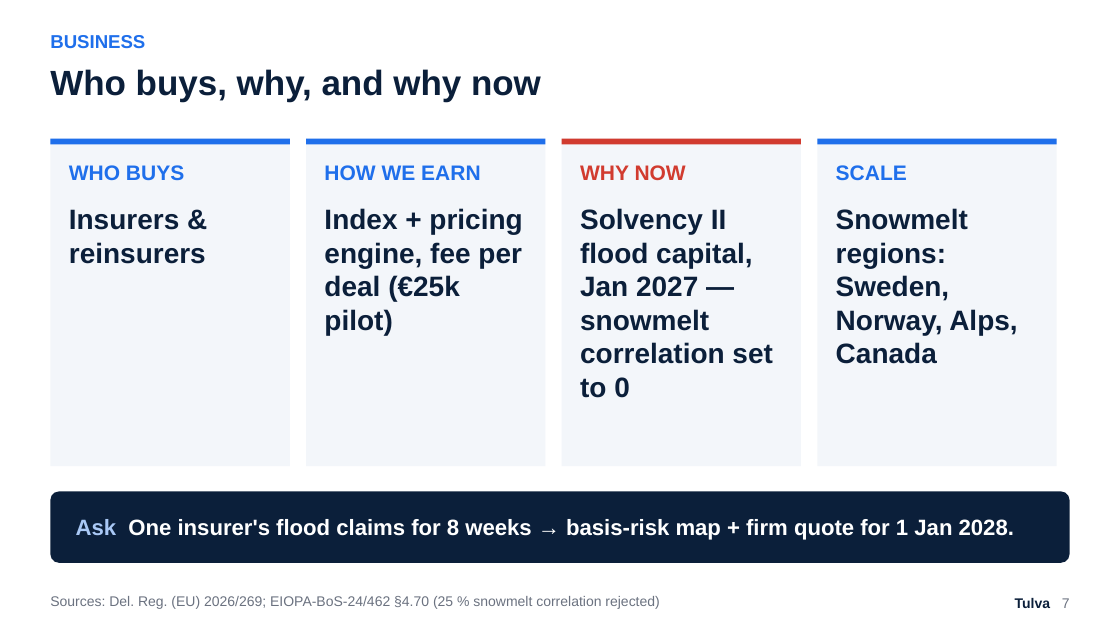
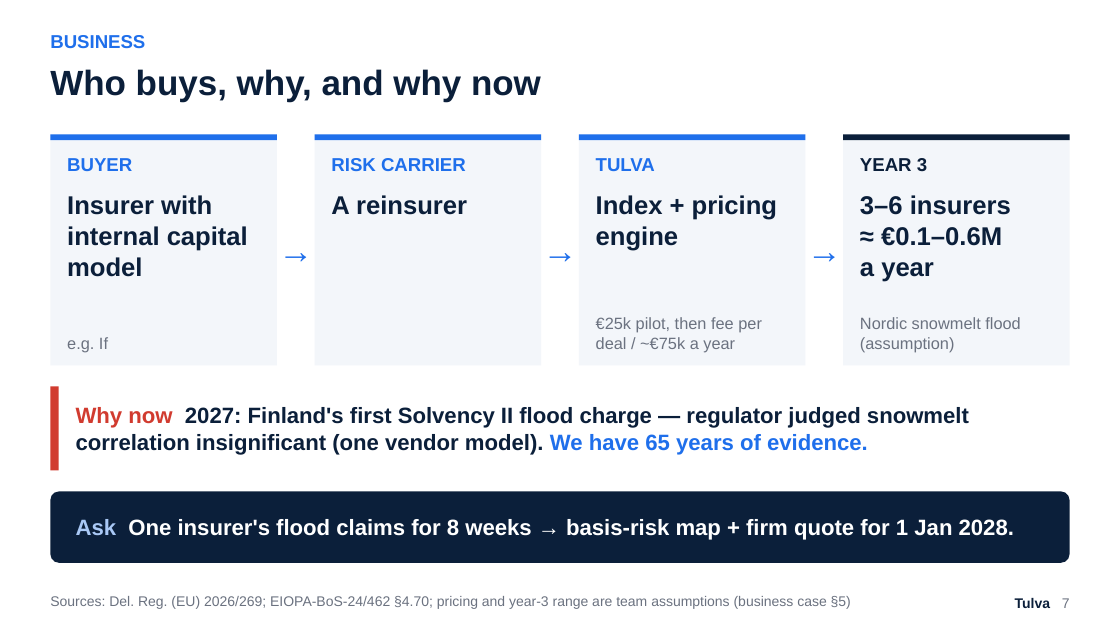
Before and after one commit to Zawaer/tulva, a slide deck: slide 7 of deck/Tulva_QxF2026.pptx. Drawn at 1120x630 pixels with LibreOffice and Linux fonts; fonts in the diff are those of the drawing. Boxes give left, top, right and bottom in pixels: in the first picture for what was removed or moved away, otherwise in the second. Text is boxed around its words. In the diff, an @@ line names an element or a change of style, - is before the commit and + after.

```diff
--- a/deck/Tulva_QxF2026.pptx
+++ b/deck/Tulva_QxF2026.pptx
@@ rectangle: place and size @@
-rectangle at bbox=[50, 139, 290, 145]
+rectangle at bbox=[50, 134, 277, 140]
@@ rectangle: place and size @@
-rectangle at bbox=[50, 139, 290, 466]
+rectangle at bbox=[50, 134, 277, 365]
@@ rectangle: place and size @@
-rectangle at bbox=[306, 139, 545, 145]
+rectangle at bbox=[315, 134, 542, 140]
@@ rectangle: place and size @@
-rectangle at bbox=[306, 139, 545, 466]
+rectangle at bbox=[315, 134, 542, 365]
@@ rectangle: place and size @@
-rectangle at bbox=[562, 139, 802, 466]
+rectangle at bbox=[579, 134, 806, 365]
@@ rectangle: place and size @@
-rectangle at bbox=[562, 139, 802, 145]
+rectangle at bbox=[579, 134, 806, 140]
@@ rectangle at bbox=[579, 134, 806, 140]: fill #D13B2F to #1F6FEB @@
@@ rectangle: place and size @@
-rectangle at bbox=[818, 139, 1057, 466]
+rectangle at bbox=[844, 134, 1070, 365]
@@ rectangle: place and size @@
-rectangle at bbox=[818, 139, 1057, 145]
+rectangle at bbox=[844, 134, 1070, 140]
@@ rectangle at bbox=[844, 134, 1070, 140]: fill #1F6FEB to #0B1F3A @@
@@ text at bbox=[67, 158, 132, 171]: text changed; size 18 to 16 pt @@
-WHO BUYS
+BUYER
@@ text removed at bbox=[324, 165, 480, 180] @@
-HOW WE EARN
@@ text added at bbox=[331, 158, 466, 171], 16 pt, text #1F6FEB, bold @@
+RISK CARRIER
@@ text removed at bbox=[580, 165, 686, 180] @@
-WHY NOW
@@ text added at bbox=[596, 158, 655, 171], 16 pt, text #1F6FEB, bold @@
+TULVA
@@ text removed at bbox=[836, 165, 907, 181] @@
-SCALE
@@ text added at bbox=[860, 158, 927, 171], 16 pt, text #0B1F3A, bold @@
+YEAR 3
@@ text at bbox=[67, 195, 248, 277]: text changed; size 24 to 22 pt @@
-Insurers & reinsurers
+Insurer with internal capital model
@@ text removed at bbox=[324, 208, 522, 335] @@
-Index + pricing engine, fee per deal (€25k pilot)
@@ text added at bbox=[331, 195, 467, 215], 22 pt, text #0B1F3A, bold @@
+A reinsurer
@@ text removed at bbox=[580, 208, 772, 398] @@
-Solvency II flood capital, Jan 2027 — snowmelt correlation set to 0
@@ text added at bbox=[596, 195, 777, 251], 22 pt, text #0B1F3A, bold @@
+Index + pricing engine
@@ text removed at bbox=[836, 208, 1017, 364] @@
-Snowmelt regions: Sweden, Norway, Alps, Canada
@@ text added at bbox=[860, 195, 1011, 282], 22 pt, text #0B1F3A, bold @@
+3–6 insurers
+≈ €0.1–0.6M
+a year
@@ text added at bbox=[277, 224, 315, 275], 30 pt, text #1F6FEB, bold @@
+→
@@ text added at bbox=[541, 224, 579, 275], 30 pt, text #1F6FEB, bold @@
+→
@@ text added at bbox=[806, 224, 844, 275], 30 pt, text #1F6FEB, bold @@
+→
@@ text added at bbox=[596, 317, 762, 353], 14 pt, text #6B7280 @@
+€25k pilot, then fee per deal / ~€75k a year
@@ text added at bbox=[860, 317, 1020, 353], 14 pt, text #6B7280 @@
+Nordic snowmelt flood (assumption)
@@ text added at bbox=[67, 337, 108, 353], 14 pt, text #6B7280 @@
+e.g. If
@@ rectangle added at bbox=[50, 386, 59, 471], fill #D13B2F @@
@@ text added at bbox=[76, 407, 969, 455], 19 pt, text #0B1F3A, bold @@
+Why now 2027: Finland's first Solvency II flood charge — regulator judged snowmelt correlation insignificant (one vendor model). We have 65 years of evidence.
@@ text at bbox=[50, 596, 851, 609]: text changed @@
-Sources: Del. Reg. (EU) 2026/269; EIOPA-BoS-24/462 §4.70 (25 % snowmelt correlation rejected)
+Sources: Del. Reg. (EU) 2026/269; EIOPA-BoS-24/462 §4.70; pricing and year-3 range are team assumptions (business case §5)
```
Also in this commit, not shown: 3 other slides changed, 12 other files.
